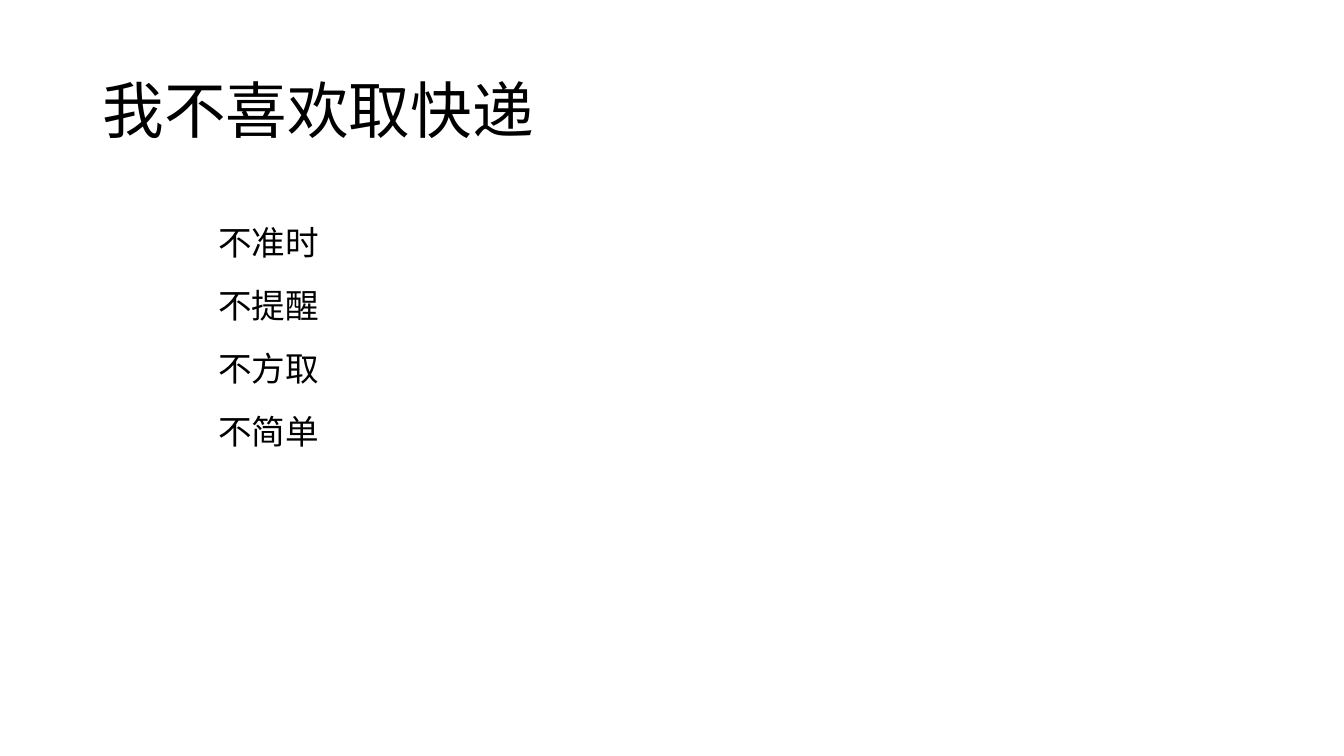
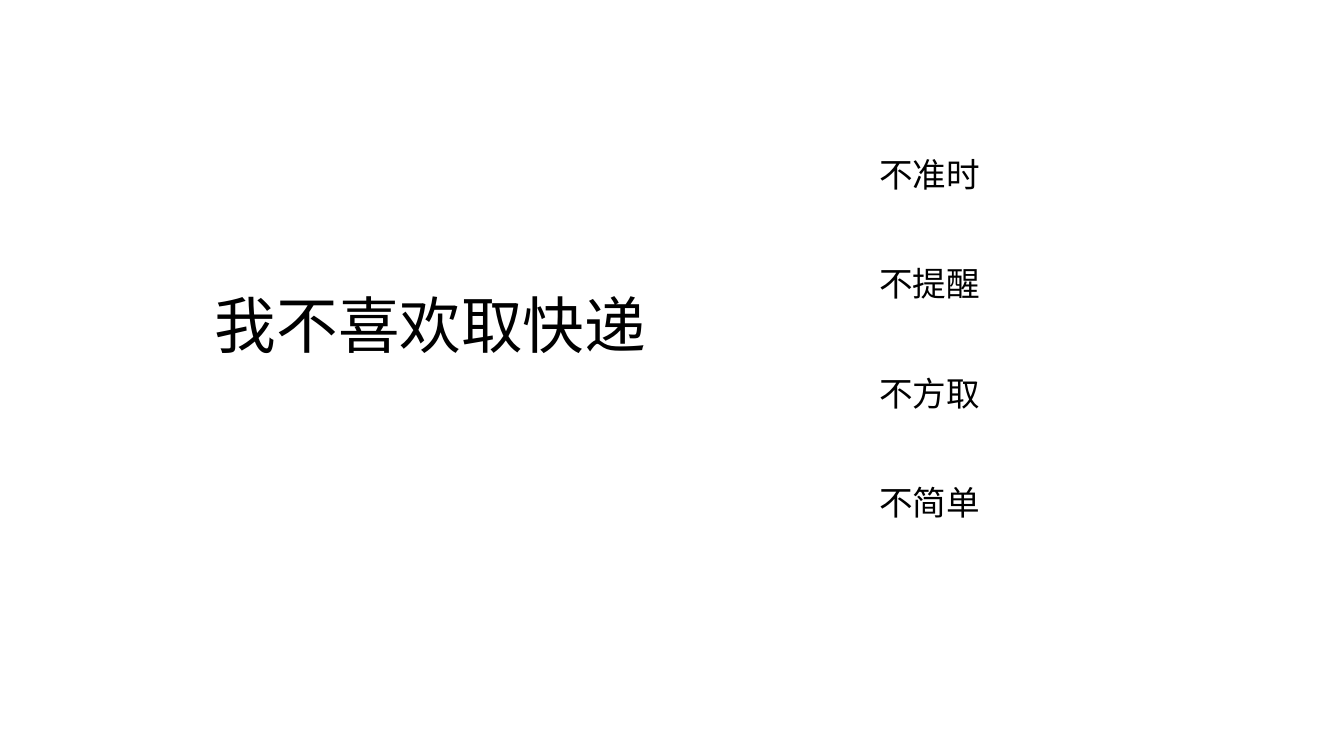
Before and after one commit to twigzxd/ZXXXZ, a slide deck: slide 4 of 智能快递柜ppt.pptx (slide 2 before the commit). Drawn at 1344x756 pixels with LibreOffice and Linux fonts; fonts in the diff are those of the drawing. Boxes give left, top, right and bottom in pixels: in the first picture for what was removed or moved away, otherwise in the second. Text is boxed around its words. In the diff, an @@ line names an element or a change of style, - is before the commit and + after.

```diff
--- a/智能快递柜ppt.pptx
+++ b/智能快递柜ppt.pptx
@@ text "不准时": place and size @@
-text "不准时" at (218,227,319,258)
+text "不准时" at (879,159,980,190)
@@ text "不提醒": place and size @@
-text "不提醒" at (218,289,319,321)
+text "不提醒" at (879,267,980,299)
@@ title "我不喜欢取快递": place and size @@
-title "我不喜欢取快递" at (102,81,533,138)
+title "我不喜欢取快递" at (215,296,646,353)
@@ text "不方取": place and size @@
-text "不方取" at (218,352,319,384)
+text "不方取" at (879,377,980,409)
@@ text "不简单": place and size @@
-text "不简单" at (218,415,319,447)
+text "不简单" at (879,486,980,518)
```
Also in this commit, not shown: 7 other slides changed, 7 slides added, 1 other file.
